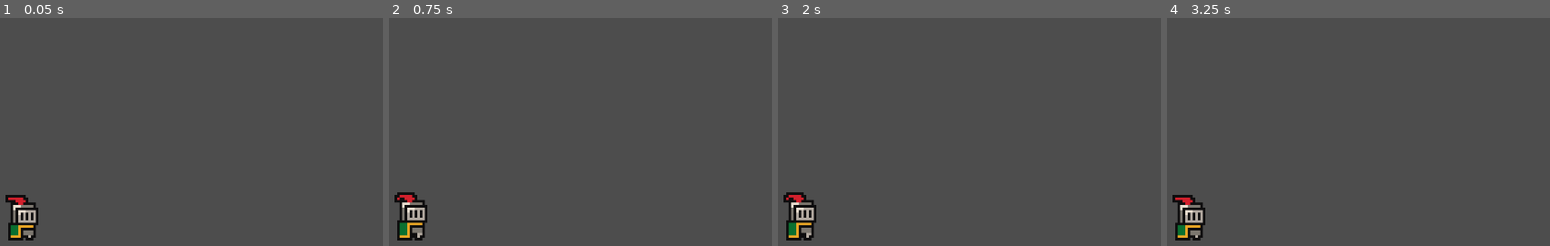
Above: before the commit, frames 1-4 (left to right).
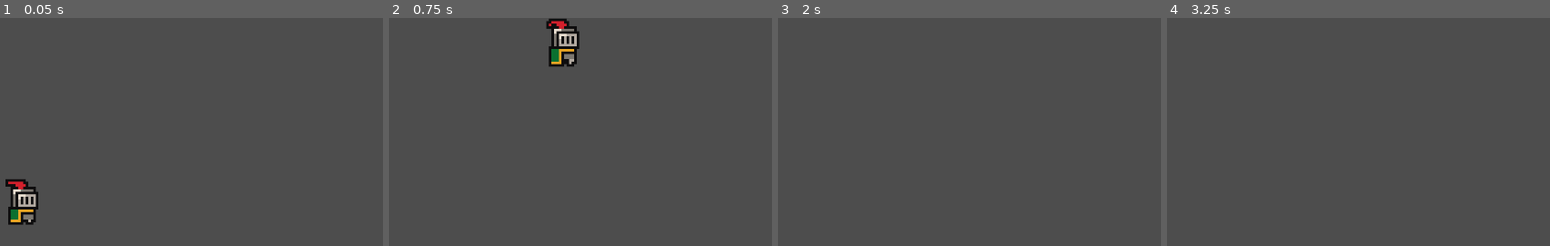
Above: after the commit, the same moments.

Repository: schen32/Godot-First-Game
Game: Godot game, scene res://scenes/game.tscn
Same seed, same stepped clock (60 frames per second), same inputs: the game is played once before the commit and once after it.
Inputs:
- Up to frame 1 (0.05 s): no input
- Up to frame 2 (0.75 s): tap Enter (ui_accept) at 0.5, 0.6 s; hold Right (ui_right) from 0.53 s (still down)
- Up to frame 3 (2 s): keep holding Right (ui_right); tap Enter (ui_accept) at 0.77, 1.07, 1.35, 1.52, 1.82 s
- Up to frame 4 (3.25 s): release Right (ui_right) at 2.03 s; hold Left (ui_left) 2.03-2.78 s; tap Enter (ui_accept) at 2.1, 2.85, 3.02 s; hold Right (ui_right) from 2.78 s (still down)

The runs differ from the first frame. In frame 1, 1.7% of the frame differs, in the area x 1-10%, y 70-98%; in frame 2, 2.8%, in the area x 1-50%, y 0-98%; in frame 3, 1.4%; in frame 4, 1.3%.

Commit message:
feat: added invisible ground plane

Diff:
--- a/first-game/scenes/game.tscn
+++ b/first-game/scenes/game.tscn
@@ -1,6 +1,8 @@
-[gd_scene load_steps=2 format=3 uid="uid://rnfyt2c38is"]
+[gd_scene load_steps=3 format=3 uid="uid://rnfyt2c38is"]
 
 [ext_resource type="PackedScene" uid="uid://d200i5r6hubos" path="res://scenes/player_knight.tscn" id="1_uwrxv"]
+
+[sub_resource type="WorldBoundaryShape2D" id="WorldBoundaryShape2D_uwrxv"]
 
 [node name="Game" type="Node2D"]
 metadata/_edit_horizontal_guides_ = [-64.0]
@@ -10,3 +12,9 @@
 zoom = Vector2(4, 4)
 
 [node name="CharacterBody2D" parent="." instance=ExtResource("1_uwrxv")]
+position = Vector2(0, -7)
+
+[node name="StaticBody2D" type="StaticBody2D" parent="."]
+
+[node name="CollisionShape2D" type="CollisionShape2D" parent="StaticBody2D"]
+shape = SubResource("WorldBoundaryShape2D_uwrxv")
--- a/first-game/scenes/player_knight.tscn
+++ b/first-game/scenes/player_knight.tscn
@@ -1,6 +1,7 @@
-[gd_scene load_steps=8 format=3 uid="uid://d200i5r6hubos"]
+[gd_scene load_steps=9 format=3 uid="uid://d200i5r6hubos"]
 
 [ext_resource type="Texture2D" uid="uid://uov4w11fuser" path="res://assets/sprites/knight.png" id="1_k5a2y"]
+[ext_resource type="Script" uid="uid://cqbbtvcsodw4c" path="res://scripts/player_knight.gd" id="1_n5tgh"]
 
 [sub_resource type="AtlasTexture" id="AtlasTexture_k5a2y"]
 atlas = ExtResource("1_k5a2y")
@@ -42,6 +43,7 @@
 radius = 5.09902
 
 [node name="CharacterBody2D" type="CharacterBody2D"]
+script = ExtResource("1_n5tgh")
 
 [node name="AnimatedSprite2D" type="AnimatedSprite2D" parent="."]
 position = Vector2(0, -12)
--- /dev/null
+++ b/first-game/scripts/player_knight.gd
@@ -0,0 +1,25 @@
+extends CharacterBody2D
+
+
+const SPEED = 300.0
+const JUMP_VELOCITY = -400.0
+
+
+func _physics_process(delta: float) -> void:
+	# Add the gravity.
+	if not is_on_floor():
+		velocity += get_gravity() * delta
+
+	# Handle jump.
+	if Input.is_action_just_pressed("ui_accept") and is_on_floor():
+		velocity.y = JUMP_VELOCITY
+
+	# Get the input direction and handle the movement/deceleration.
+	# As good practice, you should replace UI actions with custom gameplay actions.
+	var direction := Input.get_axis("ui_left", "ui_right")
+	if direction:
+		velocity.x = direction * SPEED
+	else:
+		velocity.x = move_toward(velocity.x, 0, SPEED)
+
+	move_and_slide()
Not shown, added: first-game/scripts/player_knight.gd.uid
